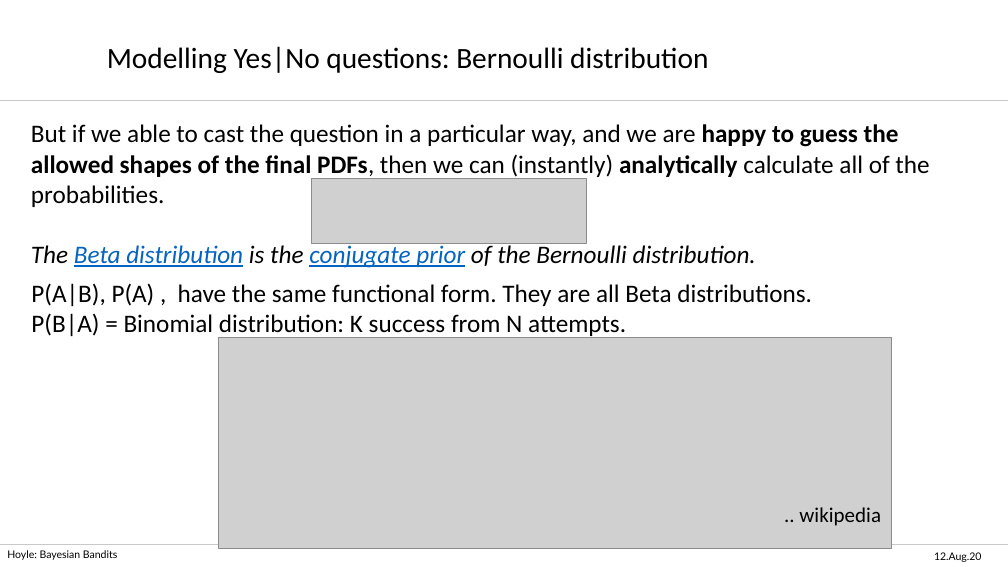
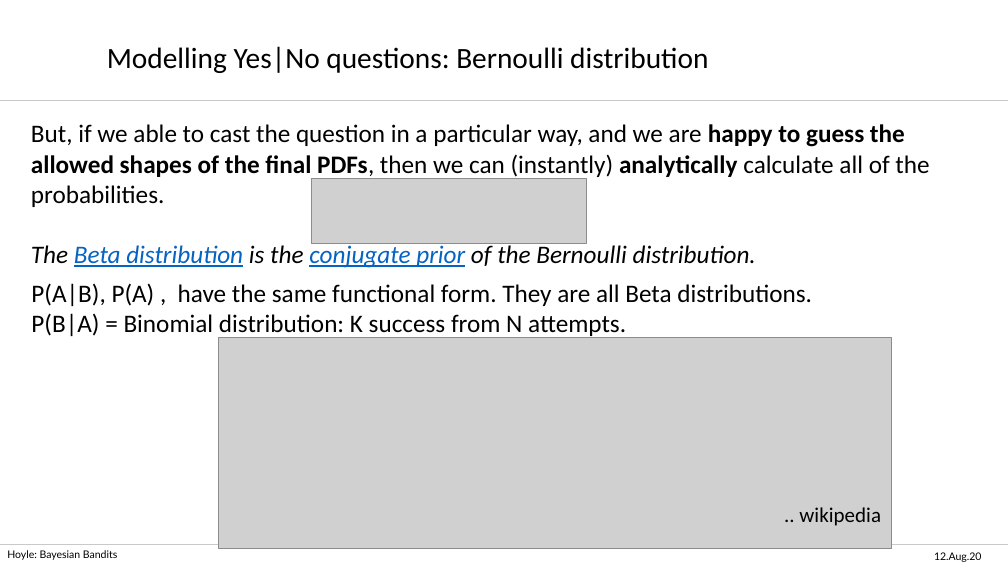
Before and after one commit to hoyleb/bayesian_bandit_demo, a slide deck: slide 12 of talk/Bayesian_Bandit_Ben_Hoyle.pptx. Drawn at 1008x567 pixels with LibreOffice and Linux fonts; fonts in the diff are those of the drawing; grey boxes stand for pictures; background and template pictures are left out. Boxes give left, top, right and bottom in pixels: in the first picture for what was removed or moved away, otherwise in the second. Text is boxed around its words. In the diff, an @@ line names an element or a change of style, - is before the commit and + after.

```diff
--- a/talk/Bayesian_Bandit_Ben_Hoyle.pptx
+++ b/talk/Bayesian_Bandit_Ben_Hoyle.pptx
@@ text at (31, 124, 929, 207): text changed @@
-But if we able to cast the question in a particular way, and we are happy to guess the allowed shapes of the final PDFs, then we can (instantly) analytically calculate all of the probabilities.
+But, if we able to cast the question in a particular way, and we are happy to guess the allowed shapes of the final PDFs, then we can (instantly) analytically calculate all of the probabilities.
```
Also in this commit, not shown: 9 other slides changed, 3 slides added, 1 other file.
